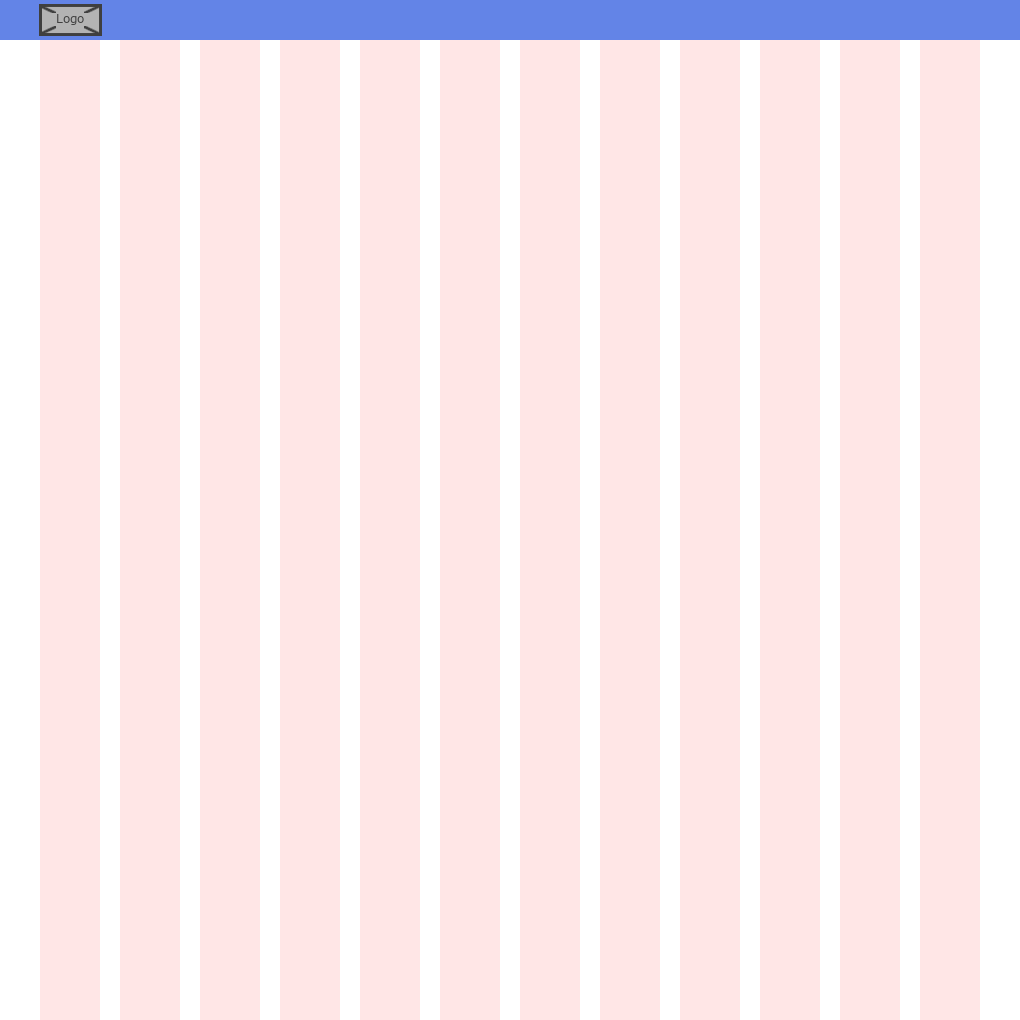
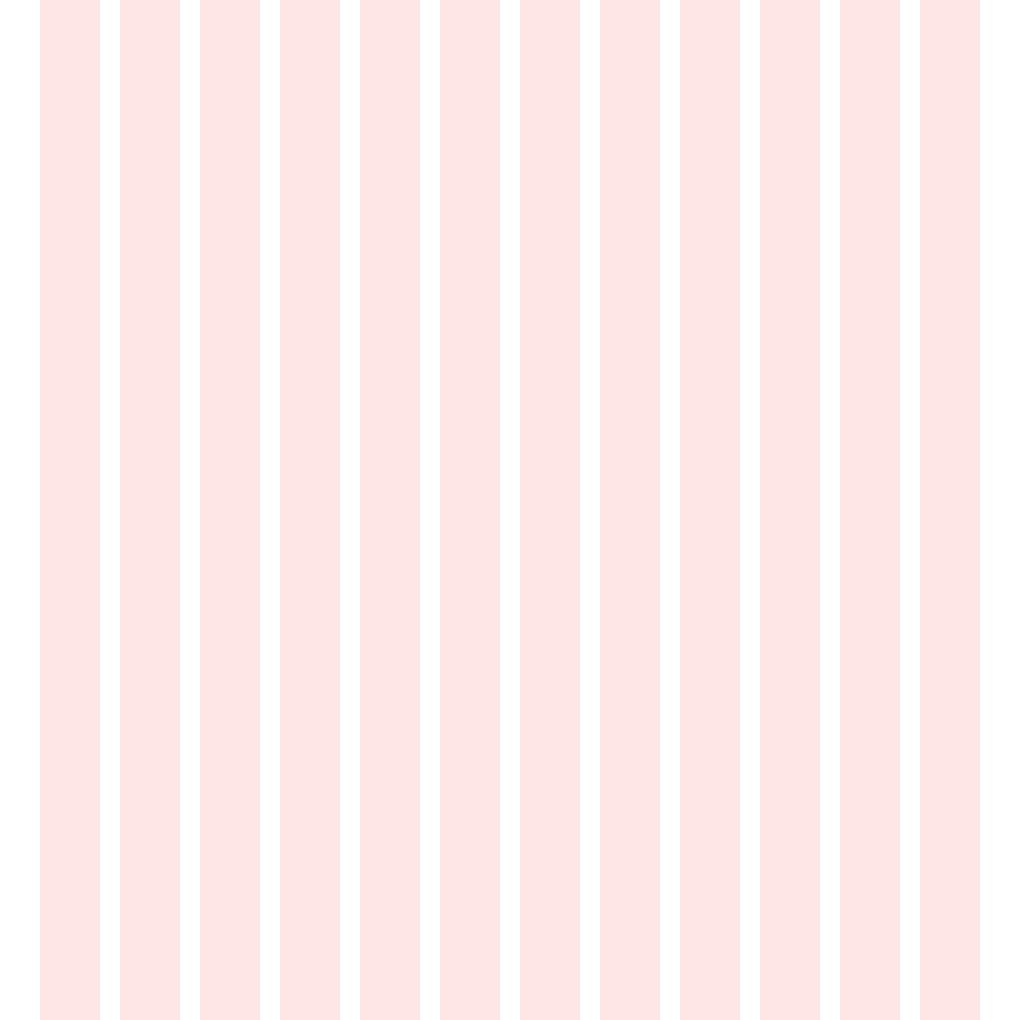
Layers edited between the first and the second 1020px x 1020px image:
removed group "Grupo de capas" (4 layers) over (x1=0, y1=0, x2=1020, y2=40)
removed layer "Logo ..." from group "Grupo de capas" over (x1=57, y1=14, x2=84, y2=25)
removed layer "logo" from group "Grupo de capas" over (x1=39, y1=4, x2=102, y2=36)
removed layer "Background #1" from group "Grupo de capas" over (x1=0, y1=0, x2=1020, y2=40)
